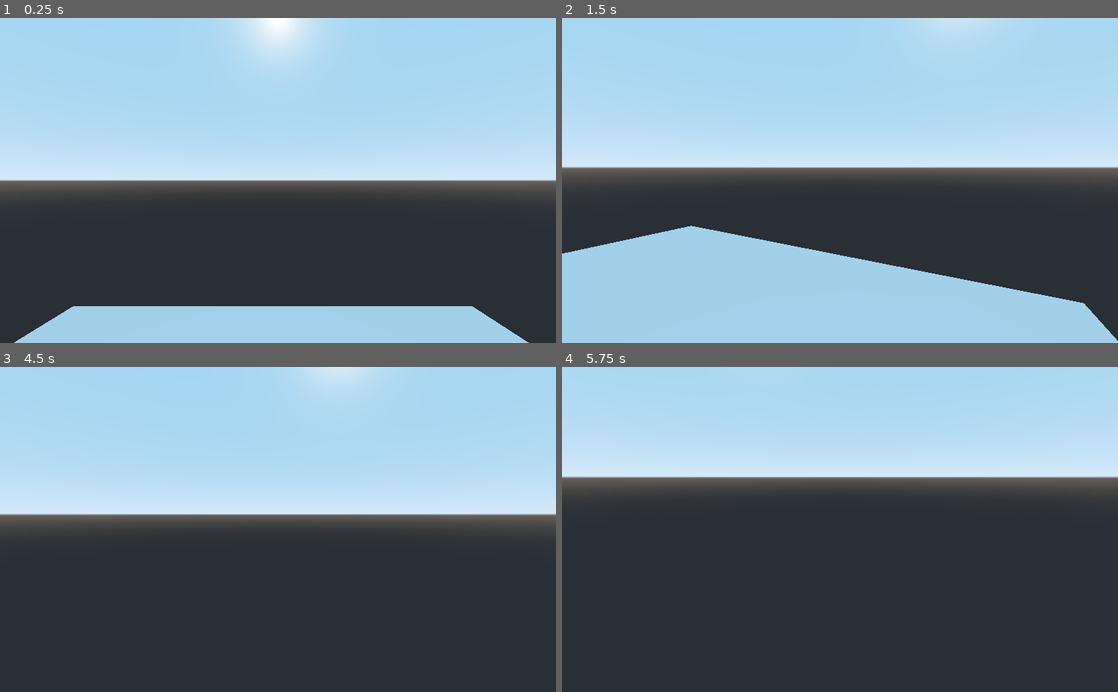
Above: before the commit, frames 1-4 (two rows, left to right).
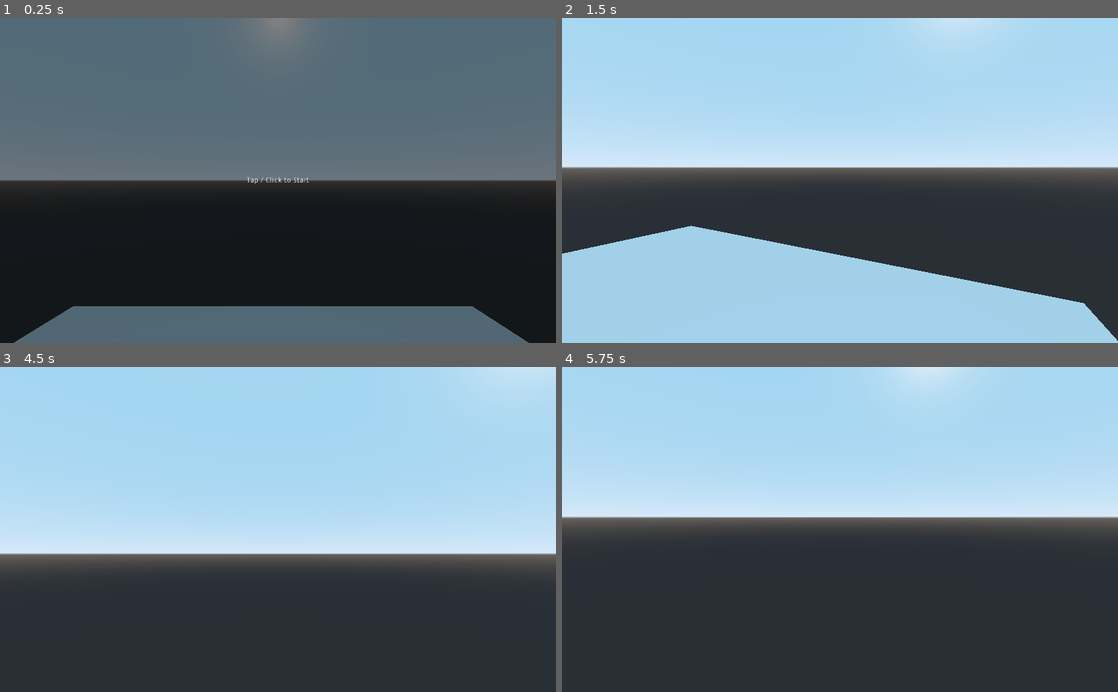
Above: after the commit, the same moments.

Repository: bd9lut935a/vt3
Game: Godot game, scene res://main.tscn
Two runs of this game, one before a commit and one after it. Both use one fixed random seed, a clock stepped at 60 frames per second and the inputs below.
Inputs (mouse positions are in pixels of both pictures, inside the frame that each line leads up to):
- Up to frame 1 (0.25 s): no input
- Up to frame 2 (1.5 s): tap Enter (ui_accept) at 0.5, 0.77 s; move the mouse to (962, 164) at 0.52 s; hold Right (ui_right) 0.53-1.28 s; tap F at 0.6 s; click (962, 164) at 0.67 s; move the mouse to (812, 180) at 1.27 s; hold Up (ui_up) from 1.28 s (still down); tap E at 1.35 s; click (812, 180) at 1.42 s
- Up to frame 3 (4.5 s): tap Enter (ui_accept) at 1.52, 2.75, 3.02, 3.5, 3.77, 4.25 s; move the mouse to (289, 523) at 2.02 s; hold Q 2.03-2.78 s; click (289, 523) at 2.17 s; move the mouse to (272, 536) at 2.77 s; tap F at 2.85 s; click (272, 536) at 2.92 s; move the mouse to (316, 532) at 3.52 s; hold E 3.53-4.28 s; click (316, 532) at 3.67 s; tap Escape (ui_cancel) at 4.15 s; move the mouse to (111, 480) at 4.27 s; release Up (ui_up) at 4.28 s; hold Left (ui_left) from 4.28 s (still down); tap Q at 4.35 s; click (111, 480) at 4.42 s
- Up to frame 4 (5.75 s): tap Enter (ui_accept) at 4.52, 5 s; move the mouse to (845, 529) at 5.02 s; release Left (ui_left) at 5.03 s; hold Up (ui_up) from 5.03 s (still down); tap F at 5.1 s; click (845, 529) at 5.17 s

The runs differ from the first frame. In frame 1, 100% of the frame differs, in the area x 0-100%, y 0-100%; in frame 2, nothing differs; in frame 3, 20%; in frame 4, 20%.

Commit message:
add: tap click detection

Diff:
--- a/src/main.gd
+++ b/src/main.gd
@@ -1,21 +1,45 @@
 extends Node
 
 var mouse_captured = false
+var start_overlay
+
+# Reference to the player and camera
+onready var player = $FPV       # adjust path to your KinematicBody
+onready var cam = player.get_node("Camera")
 
 func _ready():
-	# Start mouse free and visible
+	# Start with mouse visible
 	Input.set_mouse_mode(Input.MOUSE_MODE_VISIBLE)
 	mouse_captured = false
 
-func _unhandled_input(event):
-	# --- Capture mouse on left click ---
-	if not mouse_captured:
-		if event is InputEventMouseButton and event.button_index == BUTTON_LEFT and event.pressed:
-			Input.set_mouse_mode(Input.MOUSE_MODE_CAPTURED)
-			mouse_captured = true
-			return
+	# --- Create a fullscreen overlay ---
+	start_overlay = ColorRect.new()
+	start_overlay.color = Color(0,0,0,0.5)   # semi-transparent black
+	start_overlay.anchor_left = 0
+	start_overlay.anchor_top = 0
+	start_overlay.anchor_right = 1
+	start_overlay.anchor_bottom = 1
+	start_overlay.margin_left = 0
+	start_overlay.margin_top = 0
+	start_overlay.margin_right = 0
+	start_overlay.margin_bottom = 0
+	start_overlay.mouse_filter = Control.MOUSE_FILTER_STOP
+	add_child(start_overlay)
 
-	# --- Release with ESC ---
-	if mouse_captured and event.is_action_pressed("ui_cancel"):
-		Input.set_mouse_mode(Input.MOUSE_MODE_VISIBLE)
-		mouse_captured = false
+	# Add a centered label
+	var label = Label.new()
+	label.text = "Tap / Click to Start"
+	label.align = Label.ALIGN_CENTER
+	label.valign = Label.VALIGN_CENTER
+	label.rect_min_size = get_viewport().size
+	start_overlay.add_child(label)
+
+	# Connect gui_input so taps/clicks are captured
+	start_overlay.connect("gui_input", self, "_on_overlay_gui_input")
+
+
+func _on_overlay_gui_input(event):
+	if event is InputEventMouseButton and event.button_index == BUTTON_LEFT and event.pressed:
+		Input.set_mouse_mode(Input.MOUSE_MODE_CAPTURED)
+		mouse_captured = true
+		start_overlay.visible = false
--- a/src/main.tscn
+++ b/src/main.tscn
@@ -12,3 +12,7 @@
 
 [node name="FPV" parent="." instance=ExtResource( 1 )]
 transform = Transform( 1, 0, 0, 0, 1, 0, 0, 0, 1, -0.505706, 1.55889, -0.234156 )
+
+[node name="StartOverlay" type="Control" parent="."]
+margin_right = 40.0
+margin_bottom = 40.0
Not shown, changed: docs/index.html
Not shown, changed: docs/index.pck
